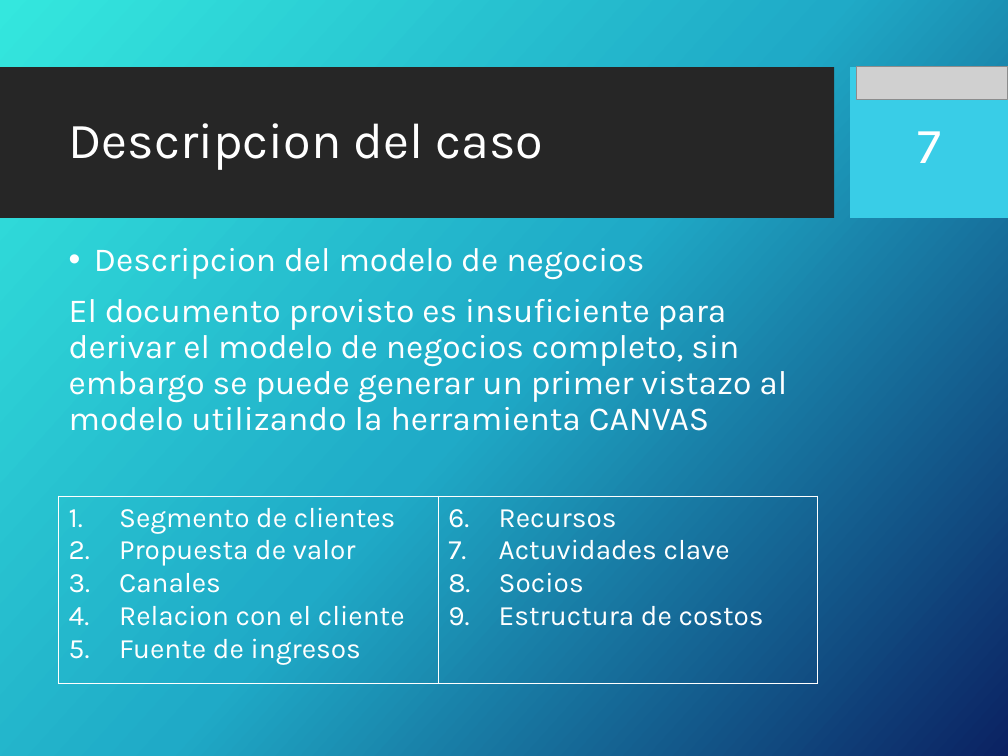
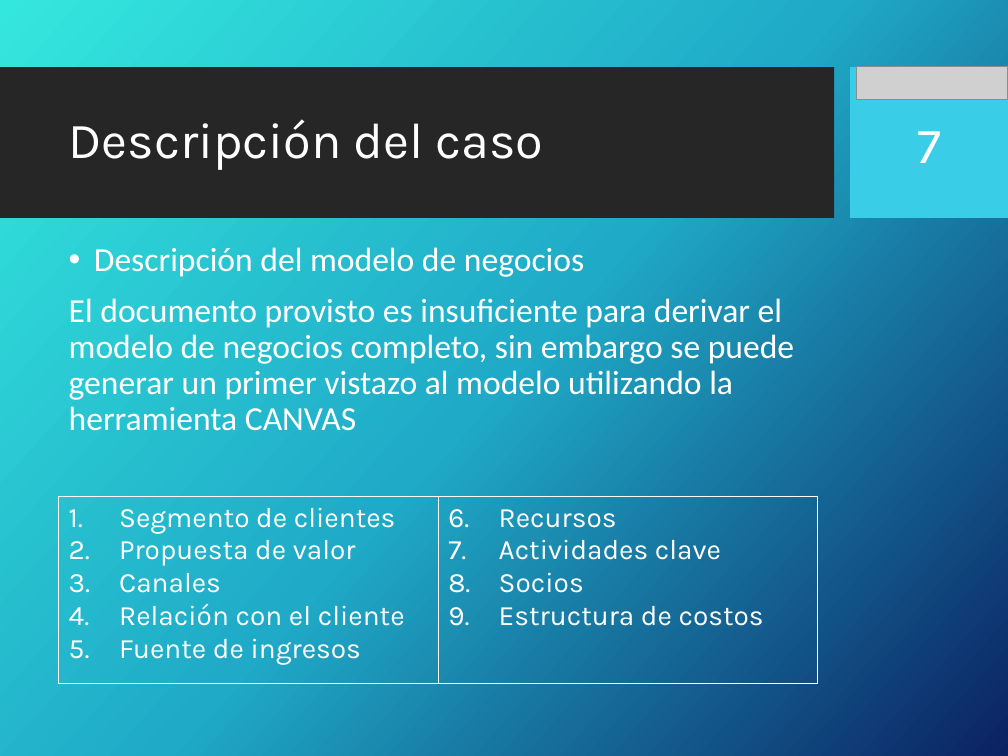
Before and after one commit to portafolio2016/hipocrates, a slide deck: slide 7 of docs/plan-de-proyecto/ppt-iteracion1.pptx. Drawn at 1008x756 pixels with LibreOffice and Linux fonts; fonts in the diff are those of the drawing; grey boxes stand for pictures; background and template pictures are left out. Boxes give left, top, right and bottom in pixels: in the first picture for what was removed or moved away, otherwise in the second. Text is boxed around its words. In the diff, an @@ line names an element or a change of style, - is before the commit and + after.

```diff
--- a/docs/plan-de-proyecto/ppt-iteracion1.pptx
+++ b/docs/plan-de-proyecto/ppt-iteracion1.pptx
@@ title at [69, 119, 544, 170]: text changed @@
-Descripcion del caso
+Descripción del caso
@@ text at [94, 247, 584, 277]: text changed; font Karla to Calibri @@
-• Descripcion del modelo de negocios
+• Descripción del modelo de negocios
@@ text at [69, 298, 794, 431]: font Karla to Calibri in "El documento provisto es insuficiente para derivar ..." @@
@@ table at [58, 496, 818, 683] @@
-row 1, column 1: Segmento de clientes / Propuesta de valor / Canales / Relacion con el cliente / Fuente de ingresos
+row 1, column 1: Segmento de clientes / Propuesta de valor / Canales / Relación con el cliente / Fuente de ingresos
-row 1, column 2: Recursos / Actuvidades clave / Socios / Estructura de costos
+row 1, column 2: Recursos / Actividades clave / Socios / Estructura de costos
```
Also in this commit, not shown: 6 other slides changed, 3 slides added.
